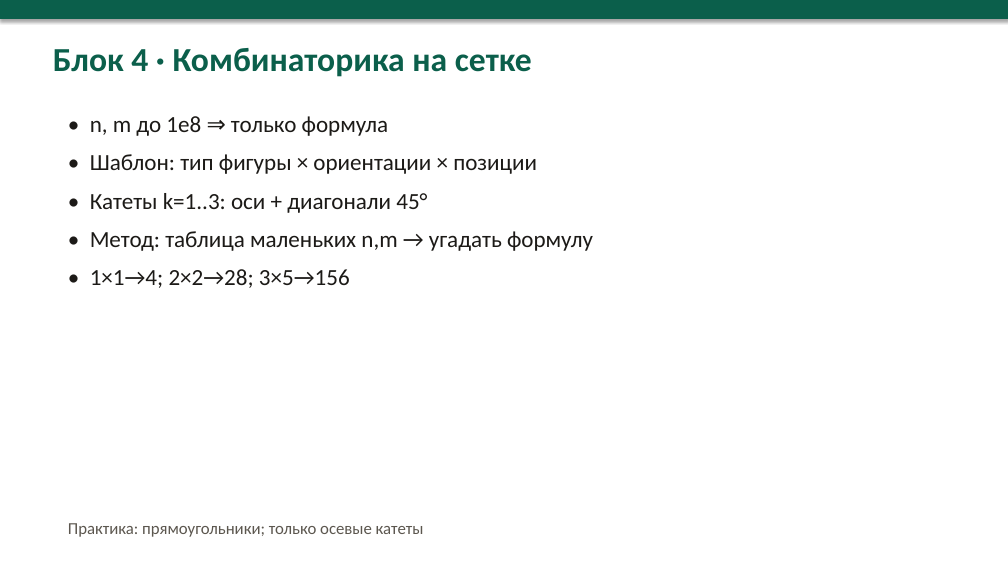
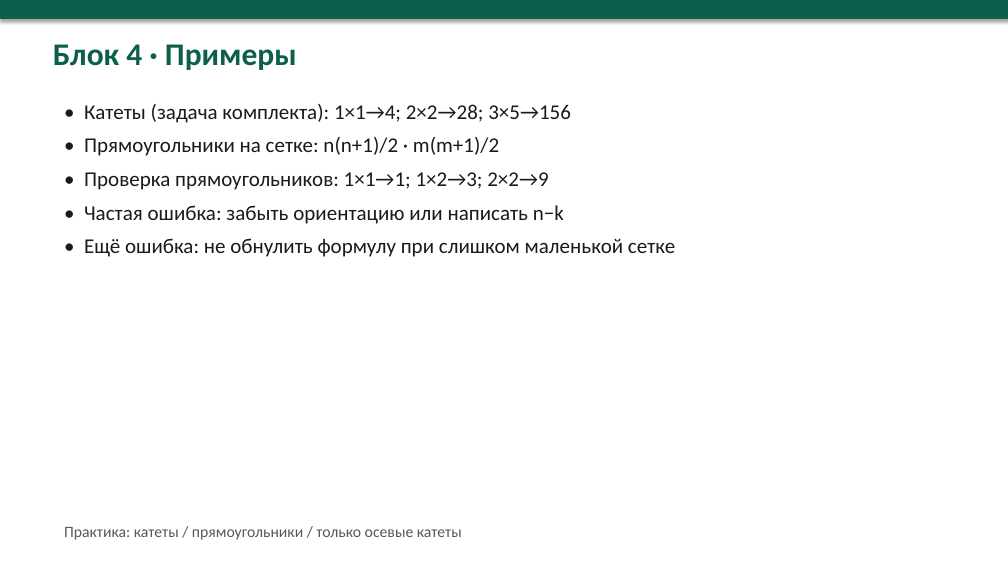
Before and after one commit to NastyaKL95/plan, a slide deck: slide 19 of informatika-mun-26-27/office/Prezentaciya_podgotovka_12h.pptx (slide 8 before the commit). Drawn at 1008x567 pixels with LibreOffice and Linux fonts; fonts in the diff are those of the drawing. Boxes give left, top, right and bottom in pixels: in the first picture for what was removed or moved away, otherwise in the second. Text is boxed around its words. In the diff, an @@ line names an element or a change of style, - is before the commit and + after.

```diff
--- a/informatika-mun-26-27/office/Prezentaciya_podgotovka_12h.pptx
+++ b/informatika-mun-26-27/office/Prezentaciya_podgotovka_12h.pptx
@@ text at box(53, 44, 297, 70): text changed; size 32 to 30 pt @@
-Блок 4 · Комбинаторика на сетке
+Блок 4 · Примеры
@@ text at box(84, 104, 675, 257): text changed; size 22 to 20 pt @@
-• n, m до 1e8 ⇒ только формула
-• Шаблон: тип фигуры × ориентации × позиции
-• Катеты k=1..3: оси + диагонали 45°
-• Метод: таблица маленьких n,m → угадать формулу
-• 1×1→4; 2×2→28; 3×5→156
+• Катеты (задача комплекта): 1×1→4; 2×2→28; 3×5→156
+• Прямоугольники на сетке: n(n+1)/2 · m(m+1)/2
+• Проверка прямоугольников: 1×1→1; 1×2→3; 2×2→9
+• Частая ошибка: забыть ориентацию или написать n−k
+• Ещё ошибка: не обнулить формулу при слишком маленькой сетке
@@ text at box(64, 527, 462, 540): text changed; size 16 to 15 pt @@
-Практика: прямоугольники; только осевые катеты
+Практика: катеты / прямоугольники / только осевые катеты
```
Also in this commit, not shown: 7 other slides changed, 18 slides added, 5 slides removed, 13 other files.
